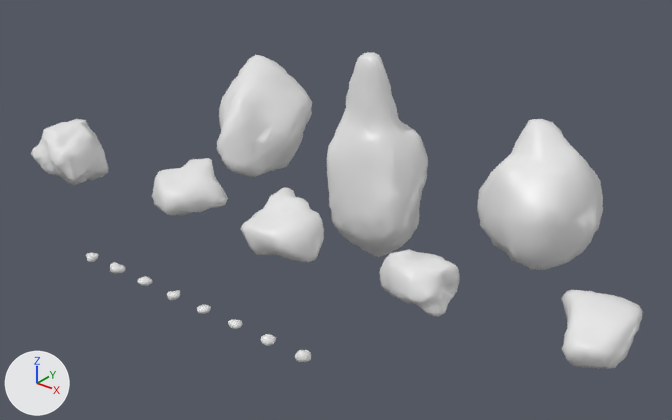
The FBX model Jack_WorkingFiles/ExportDump/Z1_MediumRocks004.fbx, before and after one commit.
Rendered twice from a camera (50 mm lens) standing at (29.5, -20.1, 22.6) and looking at (1.0, 15.4, 0.6). Lighting does not change. The marker at lower left points along +X, +Y and +Z. Where no turn or scale is listed for an object, it has been applied to the vertices.

Names of what the first picture shows: 'Z1_LargeRock001', 'Z1_LargeRock002', 'Z1_LargeRock003', 'Z1_MediumRock001', 'Z1_MediumRock002', 'Z1_MediumRock003', 'Z1_MediumRock004', 'Z1_MediumRock005', 'Z1_SmallRock001', 'Z1_SmallRock002', 'Z1_SmallRock003', 'Z1_SmallRock004', 'Z1_SmallRock005', 'Z1_SmallRock006', 'Z1_SmallRock007', 'Z1_SmallRock008'.
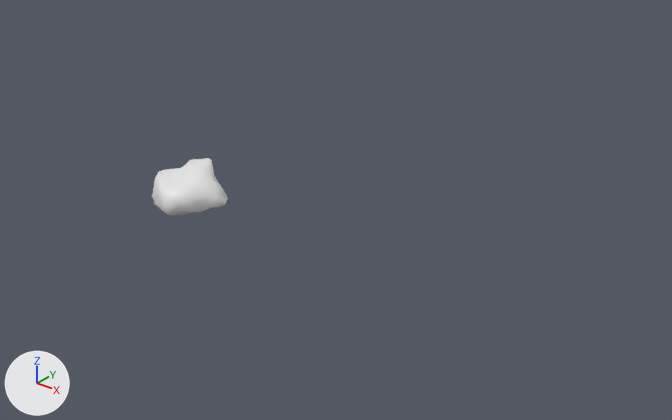
The change, as JSON lines over the scene's bpy script:
```json
{"op": "remove", "block": "ob_z1_smallrock005", "code": ["ob_z1_smallrock005 = bpy.data.objects.new('Z1_SmallRock005', me_sphere_036)", "ob_z1_smallrock005.location = (0.0, 4.53, 0.0)"]}
{"op": "remove", "block": "ob_z1_mediumrock001", "code": ["ob_z1_mediumrock001 = bpy.data.objects.new('Z1_MediumRock001', me_sphere_028)", "ob_z1_mediumrock001.location = (16.94, 14.0, 0.16)"]}
{"op": "remove", "block": "ob_z1_largerock003", "code": ["ob_z1_largerock003 = bpy.data.objects.new('Z1_LargeRock003', me_sphere_027)", "ob_z1_largerock003.location = (-9.98, 21.46, 1.6)"]}
{"op": "remove", "block": "ob_z1_largerock001", "code": ["ob_z1_largerock001 = bpy.data.objects.new('Z1_LargeRock001', me_sphere_001)", "ob_z1_largerock001.location = (10.42, 21.19, 0.68)"]}
{"op": "remove", "block": "ob_z1_largerock002", "code": ["ob_z1_largerock002 = bpy.data.objects.new('Z1_LargeRock002', me_sphere_026)", "ob_z1_largerock002.location = (0.1, 20.78, 0.4)"]}
{"op": "remove", "block": "ob_z1_mediumrock003", "code": ["ob_z1_mediumrock003 = bpy.data.objects.new('Z1_MediumRock003', me_sphere_030)", "ob_z1_mediumrock003.location = (-0.1, 12.47, 0.53)"]}
{"op": "remove", "block": "ob_z1_smallrock008", "code": ["ob_z1_smallrock008 = bpy.data.objects.new('Z1_SmallRock008', me_sphere_039)", "ob_z1_smallrock008.location = (-6.0, 4.53, 0.0)"]}
{"op": "remove", "block": "ob_z1_smallrock002", "code": ["ob_z1_smallrock002 = bpy.data.objects.new('Z1_SmallRock002', me_sphere_033)", "ob_z1_smallrock002.location = (6.0, 4.53, 0.0)"]}
{"op": "remove", "block": "ob_z1_mediumrock002", "code": ["ob_z1_mediumrock002 = bpy.data.objects.new('Z1_MediumRock002', me_sphere_029)", "ob_z1_mediumrock002.location = (8.36, 13.15, -0.11)"]}
{"op": "remove", "block": "ob_z1_smallrock004", "code": ["ob_z1_smallrock004 = bpy.data.objects.new('Z1_SmallRock004', me_sphere_035)", "ob_z1_smallrock004.location = (2.0, 4.53, 0.0)"]}
{"op": "remove", "block": "ob_z1_mediumrock005", "code": ["ob_z1_mediumrock005 = bpy.data.objects.new('Z1_MediumRock005', me_sphere_032)", "ob_z1_mediumrock005.location = (-17.26, 12.13, 0.63)"]}
{"op": "remove", "block": "ob_z1_smallrock001", "code": ["ob_z1_smallrock001 = bpy.data.objects.new('Z1_SmallRock001', me_sphere_024)", "ob_z1_smallrock001.location = (8.0, 4.53, 0.02)"]}
{"op": "remove", "block": "ob_z1_smallrock003", "code": ["ob_z1_smallrock003 = bpy.data.objects.new('Z1_SmallRock003', me_sphere_034)", "ob_z1_smallrock003.location = (4.0, 4.53, 0.0)"]}
{"op": "remove", "block": "ob_z1_smallrock007", "code": ["ob_z1_smallrock007 = bpy.data.objects.new('Z1_SmallRock007', me_sphere_038)", "ob_z1_smallrock007.location = (-4.0, 4.53, 0.0)"]}
{"op": "remove", "block": "ob_z1_smallrock006", "code": ["ob_z1_smallrock006 = bpy.data.objects.new('Z1_SmallRock006', me_sphere_037)", "ob_z1_smallrock006.location = (-2.0, 4.53, 0.0)"]}
```

Boxes (x1, y1, x2, y2) around the edits, measured in the pictures (672 x 420 px):
```json
{"object": "Z1_LargeRock002", "change": "deleted", "before": [327, 52, 428, 257]}
{"object": "Z1_LargeRock001", "change": "deleted", "before": [477, 119, 603, 270]}
{"object": "Z1_LargeRock003", "change": "deleted", "before": [217, 55, 312, 177]}
{"object": "Z1_MediumRock001", "change": "deleted", "before": [561, 290, 642, 368]}
{"object": "Z1_MediumRock003", "change": "deleted", "before": [241, 187, 324, 262]}
{"object": "Z1_MediumRock002", "change": "deleted", "before": [379, 249, 460, 317]}
{"object": "Z1_MediumRock005", "change": "deleted", "before": [31, 119, 109, 185]}
{"object": "Z1_SmallRock001", "change": "deleted", "before": [295, 350, 311, 362]}
{"object": "Z1_SmallRock002", "change": "deleted", "before": [260, 334, 276, 346]}
{"object": "Z1_SmallRock007", "change": "deleted", "before": [110, 262, 126, 273]}
{"object": "Z1_SmallRock006", "change": "deleted", "before": [138, 276, 153, 286]}
{"object": "Z1_SmallRock005", "change": "deleted", "before": [167, 290, 180, 301]}
{"object": "Z1_SmallRock003", "change": "deleted", "before": [228, 320, 242, 329]}
{"object": "Z1_SmallRock004", "change": "deleted", "before": [197, 305, 211, 314]}
{"object": "Z1_SmallRock008", "change": "deleted", "before": [86, 252, 99, 262]}
```
